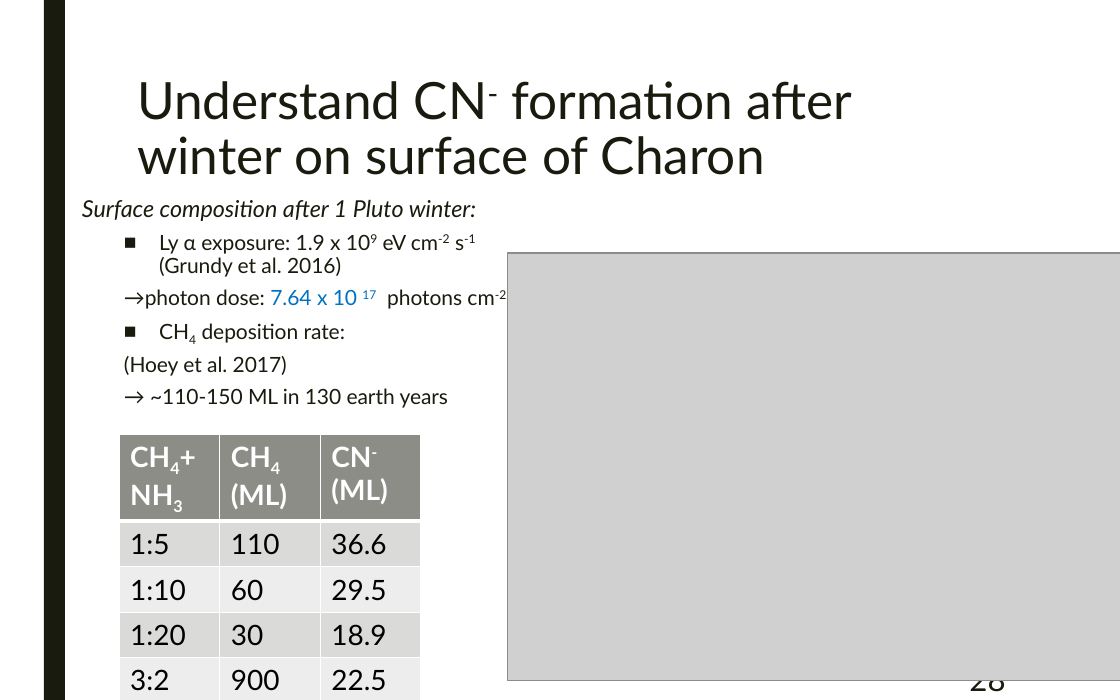
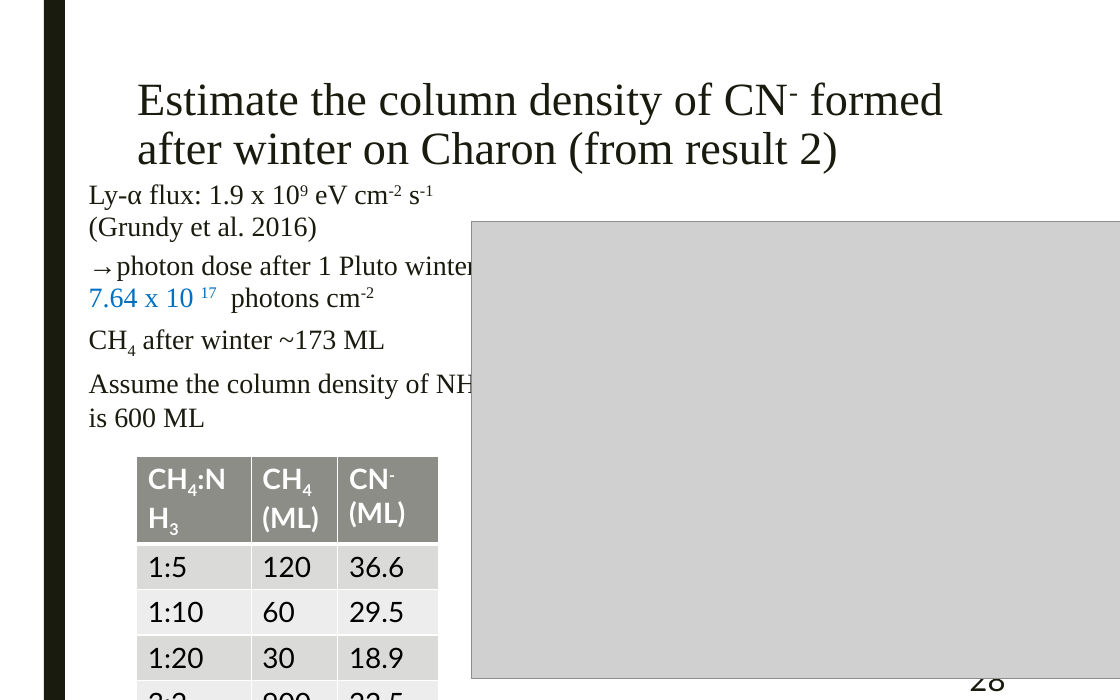
Before and after one commit to samuello1228/lily, a slide deck: slide 28 of doc/VUV and EUV irradiation of CH4 + NH3.pptx. Drawn at 1120x700 pixels with LibreOffice and Linux fonts; fonts in the diff are those of the drawing; grey boxes stand for pictures. Boxes give left, top, right and bottom in pixels: in the first picture for what was removed or moved away, otherwise in the second. Text is boxed around its words. In the diff, an @@ line names an element or a change of style, - is before the commit and + after.

```diff
--- a/doc/VUV and EUV irradiation of CH4 + NH3.pptx
+++ b/doc/VUV and EUV irradiation of CH4 + NH3.pptx
@@ title at bbox=[137, 82, 944, 173]: text changed; size 33 to 29.7 pt; font Lato to Times New Roman @@
-  Understand CN- formation after winter on surface of Charon
+  Estimate the column density of CN- formed after winter on Charon (from result 2)
@@ text at bbox=[89, 184, 476, 428]: text changed; size 13.5 to 18 pt; font Lato to Times New Roman @@
-  Surface composition after 1 Pluto winter:
-    ■ Ly α exposure: 1.9 x 109 eV cm-2 s-1 (Grundy et al. 2016)
-    →photon dose: 7.64 x 10 17 photons cm-2
-    ■ CH4 deposition rate:
-    (Hoey et al. 2017)
-    → ~110-150 ML in 130 earth years
+    Ly-α flux: 1.9 x 109 eV cm-2 s-1 (Grundy et al. 2016)
+    →photon dose after 1 Pluto winter 7.64 x 10 17 photons cm-2
+    CH4 after winter ~173 ML
+    Assume the column density of NH3 is 600 ML
@@ picture: place and size @@
-picture at bbox=[507, 253, 1120, 681]
+picture at bbox=[472, 222, 1120, 679]
@@ line removed from (965, 652) to (965, 253) @@
@@ table at bbox=[137, 457, 438, 700] @@
-row 1, column 1: CH4+NH3
+row 1, column 1: CH4:NH3
-row 2, column 2: 110
+row 2, column 2: 120
@@ table: place and size @@
-table at bbox=[119, 435, 421, 695]
+table at bbox=[137, 457, 438, 700]
```
Also in this commit, not shown: 11 other slides changed, 1 other file.
